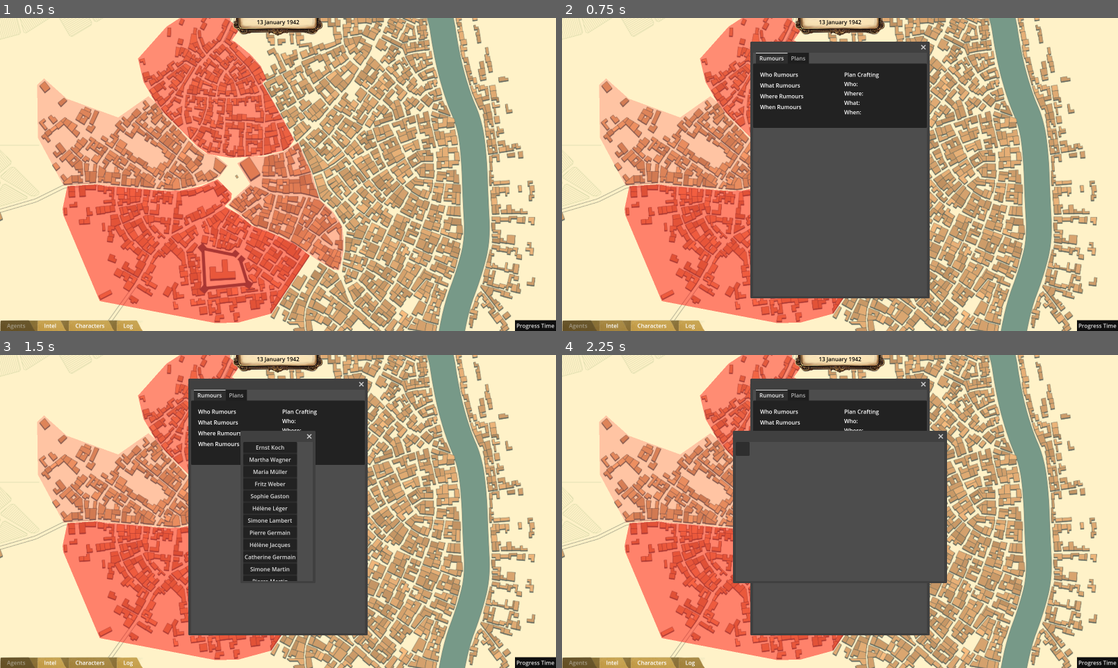
Above: before the commit, frames 1-4 (two rows, left to right).
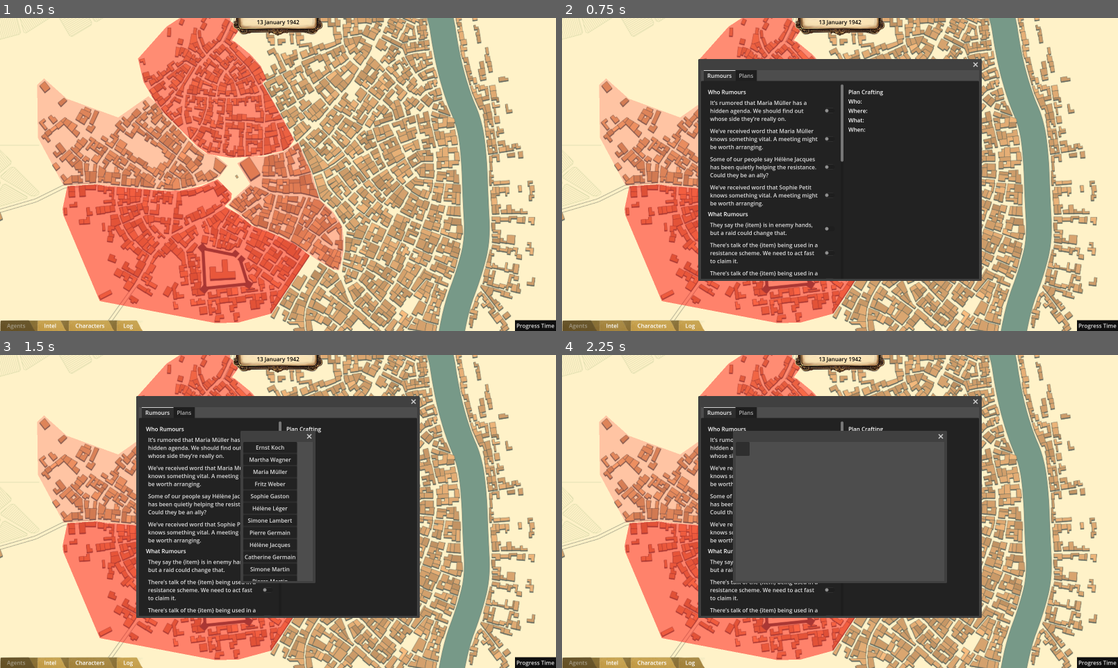
Above: after the commit, the same moments.

Repository: Stormwind-Gaming/stw-gogj-24
Game: Godot game, scene res://scenes/map.tscn
Two runs of this game, one before a commit and one after it. Both use one fixed random seed, a clock stepped at 60 frames per second and the inputs below.
Inputs:
- Up to frame 1 (0.5 s): no input
- Up to frame 2 (0.75 s): click "Intel" at 0.5 s
- Up to frame 3 (1.5 s): click "Characters" at 1.25 s
- Up to frame 4 (2.25 s): click "Log" at 2 s

Frame 1 is identical in both runs. In frame 2, 35% of the frame differs, in the area x 24-76%, y 7-90%; in frame 3, 29%; in frame 4, 19%.

Commit message:
Adding flavour text to rumours

Diff:
--- /dev/null
+++ b/data/rumour_text.csv
@@ -0,0 +1,21 @@
+type,text
+WHO,Our informant believes {character} might be working for the enemy. We need to keep an eye on them.
+WHO,Some of our people say {character} has been quietly helping the resistance. Could they be an ally?
+WHO,We’ve received word that {character} knows something vital. A meeting might be worth arranging.
+WHO,It’s rumored that {character} has a hidden agenda. We should find out whose side they’re really on.
+WHO,There’s a suspicion among our ranks that {character} might turn traitor under pressure. Stay alert.
+WHAT,I’ve heard the {item} we need for the next operation is hidden nearby. We must secure it before the enemy does.
+WHAT,"They say the {item} is in enemy hands, but a raid could change that."
+WHAT,Rumor has it that the {item} holds the codes to a critical enemy communication channel.
+WHAT,Our scouts claim the {item} could turn the tide of our efforts. It’s too important to ignore.
+WHAT,There’s talk of the {item} being used in a resistance scheme. We need to act fast to claim it.
+WHERE,There’s talk that {poi} is a prime spot for a resistance hideout. We should investigate.
+WHERE,Our contacts have said {poi} is crawling with enemy patrols. Proceed with caution.
+WHERE,I heard {poi} is where secret supplies are being stored. We might be able to make a strike.
+WHERE,Rumor has it that a key resistance meeting will take place at {poi}. Security is paramount.
+WHERE,They say {poi} has been compromised. We may need to abandon our plans there.
+WHEN,Our allies mentioned that something big is happening at {time}. We should be ready.
+WHEN,They say the enemy will make a move at {time}. We have a narrow window to counter.
+WHEN,Word is that something crucial for our efforts will be set in motion at {time}. We must be prepared to act.
+WHEN,"Word is spreading that by {time}, the town will be under heavy watch. We must act before then."
+WHEN,"They’re expecting us to strike after {time}, but perhaps we should catch them off guard."
--- a/scenes/gui/intel_list.tscn
+++ b/scenes/gui/intel_list.tscn
@@ -4,7 +4,8 @@
 
 [node name="IntelList" type="Window"]
 position = Vector2i(0, 36)
-size = Vector2i(500, 700)
+size = Vector2i(800, 600)
+unresizable = true
 script = ExtResource("1_4b1gi")
 
 [node name="VBoxContainer" type="VBoxContainer" parent="."]
@@ -31,7 +32,12 @@
 [node name="HBoxContainer" type="HBoxContainer" parent="VBoxContainer/TabContainer/Rumours/MarginContainer"]
 layout_mode = 2
 
-[node name="MarginContainerL" type="MarginContainer" parent="VBoxContainer/TabContainer/Rumours/MarginContainer/HBoxContainer"]
+[node name="LeftScroll" type="ScrollContainer" parent="VBoxContainer/TabContainer/Rumours/MarginContainer/HBoxContainer"]
+custom_minimum_size = Vector2(400, 560)
+layout_mode = 2
+horizontal_scroll_mode = 0
+
+[node name="MarginContainerL" type="MarginContainer" parent="VBoxContainer/TabContainer/Rumours/MarginContainer/HBoxContainer/LeftScroll"]
 layout_mode = 2
 size_flags_horizontal = 3
 theme_override_constants/margin_left = 10
@@ -39,48 +45,54 @@
 theme_override_constants/margin_right = 10
 theme_override_constants/margin_bottom = 10
 
-[node name="IntelListContainer" type="VBoxContainer" parent="VBoxContainer/TabContainer/Rumours/MarginContainer/HBoxContainer/MarginContainerL"]
+[node name="IntelListContainer" type="VBoxContainer" parent="VBoxContainer/TabContainer/Rumours/MarginContainer/HBoxContainer/LeftScroll/MarginContainerL"]
 layout_mode = 2
 size_flags_horizontal = 3
 
-[node name="WhoContainer" type="VBoxContainer" parent="VBoxContainer/TabContainer/Rumours/MarginContainer/HBoxContainer/MarginContainerL/IntelListContainer"]
+[node name="WhoContainer" type="VBoxContainer" parent="VBoxContainer/TabContainer/Rumours/MarginContainer/HBoxContainer/LeftScroll/MarginContainerL/IntelListContainer"]
 layout_mode = 2
 
-[node name="Label" type="Label" parent="VBoxContainer/TabContainer/Rumours/MarginContainer/HBoxContainer/MarginContainerL/IntelListContainer/WhoContainer"]
+[node name="Label" type="Label" parent="VBoxContainer/TabContainer/Rumours/MarginContainer/HBoxContainer/LeftScroll/MarginContainerL/IntelListContainer/WhoContainer"]
 layout_mode = 2
 text = "Who Rumours"
 
-[node name="WhoBtnGrpContainer" type="VBoxContainer" parent="VBoxContainer/TabContainer/Rumours/MarginContainer/HBoxContainer/MarginContainerL/IntelListContainer/WhoContainer"]
+[node name="WhoBtnGrpContainer" type="VBoxContainer" parent="VBoxContainer/TabContainer/Rumours/MarginContainer/HBoxContainer/LeftScroll/MarginContainerL/IntelListContainer/WhoContainer"]
 layout_mode = 2
 
-[node name="WhatContainer" type="VBoxContainer" parent="VBoxContainer/TabContainer/Rumours/MarginContainer/HBoxContainer/MarginContainerL/IntelListContainer"]
+[node name="CheckButton" type="CheckButton" parent="VBoxContainer/TabContainer/Rumours/MarginContainer/HBoxContainer/LeftScroll/MarginContainerL/IntelListContainer/WhoContainer/WhoBtnGrpContainer"]
+visible = false
+layout_mode = 2
+text = "Our informant believes {character} might be working for the enemy. We need to keep an eye on them."
+autowrap_mode = 3
+
+[node name="WhatContainer" type="VBoxContainer" parent="VBoxContainer/TabContainer/Rumours/MarginContainer/HBoxContainer/LeftScroll/MarginContainerL/IntelListContainer"]
 layout_mode = 2
 
-[node name="Label" type="Label" parent="VBoxContainer/TabContainer/Rumours/MarginContainer/HBoxContainer/MarginContainerL/IntelListContainer/WhatContainer"]
+[node name="Label" type="Label" parent="VBoxContainer/TabContainer/Rumours/MarginContainer/HBoxContainer/LeftScroll/MarginContainerL/IntelListContainer/WhatContainer"]
 layout_mode = 2
 text = "What Rumours"
 
-[node name="WhatBtnGrpContainer" type="VBoxContainer" parent="VBoxContainer/TabContainer/Rumours/MarginContainer/HBoxContainer/MarginContainerL/IntelListContainer/WhatContainer"]
+[node name="WhatBtnGrpContainer" type="VBoxContainer" parent="VBoxContainer/TabContainer/Rumours/MarginContainer/HBoxContainer/LeftScroll/MarginContainerL/IntelListContainer/WhatContainer"]
 layout_mode = 2
 
-[node name="WhereContainer" type="VBoxContainer" parent="VBoxContainer/TabContainer/Rumours/MarginContainer/HBoxContainer/MarginContainerL/IntelListContainer"]
+[node name="WhereContainer" type="VBoxContainer" parent="VBoxContainer/TabContainer/Rumours/MarginContainer/HBoxContainer/LeftScroll/MarginContainerL/IntelListContainer"]
 layout_mode = 2
 
-[node name="Label" type="Label" parent="VBoxContainer/TabContainer/Rumours/MarginContainer/HBoxContainer/MarginContainerL/IntelListContainer/WhereContainer"]
+[node name="Label" type="Label" parent="VBoxContainer/TabContainer/Rumours/MarginContainer/HBoxContainer/LeftScroll/MarginContainerL/IntelListContainer/WhereContainer"]
 layout_mode = 2
 text = "Where Rumours"
 
-[node name="WhereBtnGrpContainer" type="VBoxContainer" parent="VBoxContainer/TabContainer/Rumours/MarginContainer/HBoxContainer/MarginContainerL/IntelListContainer/WhereContainer"]
+[node name="WhereBtnGrpContainer" type="VBoxContainer" parent="VBoxContainer/TabContainer/Rumours/MarginContainer/HBoxContainer/LeftScroll/MarginContainerL/IntelListContainer/WhereContainer"]
 layout_mode = 2
 
-[node name="WhenContainer" type="VBoxContainer" parent="VBoxContainer/TabContainer/Rumours/MarginContainer/HBoxContainer/MarginContainerL/IntelListContainer"]
+[node name="WhenContainer" type="VBoxContainer" parent="VBoxContainer/TabContainer/Rumours/MarginContainer/HBoxContainer/LeftScroll/MarginContainerL/IntelListContainer"]
 layout_mode = 2
 
-[node name="Label" type="Label" parent="VBoxContainer/TabContainer/Rumours/MarginContainer/HBoxContainer/MarginContainerL/IntelListContainer/WhenContainer"]
+[node name="Label" type="Label" parent="VBoxContainer/TabContainer/Rumours/MarginContainer/HBoxContainer/LeftScroll/MarginContainerL/IntelListContainer/WhenContainer"]
 layout_mode = 2
 text = "When Rumours"
 
-[node name="WhenBtnGrpContainer" type="VBoxContainer" parent="VBoxContainer/TabContainer/Rumours/MarginContainer/HBoxContainer/MarginContainerL/IntelListContainer/WhenContainer"]
+[node name="WhenBtnGrpContainer" type="VBoxContainer" parent="VBoxContainer/TabContainer/Rumours/MarginContainer/HBoxContainer/LeftScroll/MarginContainerL/IntelListContainer/WhenContainer"]
 layout_mode = 2
 
 [node name="MarginContainerR" type="MarginContainer" parent="VBoxContainer/TabContainer/Rumours/MarginContainer/HBoxContainer"]
@@ -110,7 +122,9 @@
 text = "Who:"
 
 [node name="WhoDescription" type="Label" parent="VBoxContainer/TabContainer/Rumours/MarginContainer/HBoxContainer/MarginContainerR/CraftingContainer/WhoContainer"]
+custom_minimum_size = Vector2(200, 0)
 layout_mode = 2
+autowrap_mode = 2
 
 [node name="WhatContainer" type="HBoxContainer" parent="VBoxContainer/TabContainer/Rumours/MarginContainer/HBoxContainer/MarginContainerR/CraftingContainer"]
 layout_mode = 2
@@ -120,7 +134,9 @@
 text = "Where:"
 
 [node name="WhatDescription" type="Label" parent="VBoxContainer/TabContainer/Rumours/MarginContainer/HBoxContainer/MarginContainerR/CraftingContainer/WhatContainer"]
+custom_minimum_size = Vector2(200, 0)
 layout_mode = 2
+autowrap_mode = 3
 
 [node name="WhereContainer" type="HBoxContainer" parent="VBoxContainer/TabContainer/Rumours/MarginContainer/HBoxContainer/MarginContainerR/CraftingContainer"]
 layout_mode = 2
@@ -130,7 +146,9 @@
 text = "What:"
 
 [node name="WhereDescription" type="Label" parent="VBoxContainer/TabContainer/Rumours/MarginContainer/HBoxContainer/MarginContainerR/CraftingContainer/WhereContainer"]
+custom_minimum_size = Vector2(200, 0)
 layout_mode = 2
+autowrap_mode = 3
 
 [node name="WhenContainer" type="HBoxContainer" parent="VBoxContainer/TabContainer/Rumours/MarginContainer/HBoxContainer/MarginContainerR/CraftingContainer"]
 layout_mode = 2
@@ -140,7 +158,9 @@
 text = "When:"
 
 [node name="WhenDescription" type="Label" parent="VBoxContainer/TabContainer/Rumours/MarginContainer/HBoxContainer/MarginContainerR/CraftingContainer/WhenContainer"]
+custom_minimum_size = Vector2(200, 0)
 layout_mode = 2
+autowrap_mode = 3
 
 [node name="MarginContainer2" type="MarginContainer" parent="VBoxContainer/TabContainer/Rumours/MarginContainer/HBoxContainer/MarginContainerR/CraftingContainer"]
 layout_mode = 2
--- a/scripts/globals.gd
+++ b/scripts/globals.gd
@@ -9,7 +9,8 @@
 	"first_names": "res://data/first_names.csv",
 	"last_names": "res://data/last_names.csv",
 	"poi_types": "res://data/poi_types.csv",
-	"poi_names": "res://data/poi_names.csv"
+	"poi_names": "res://data/poi_names.csv",
+	"rumour_text": "res://data/rumour_text.csv"
 }
 
 var town_names = []
@@ -18,6 +19,7 @@
 var last_names = []
 var poi_types = []
 var poi_names = []
+var rumour_text = []
 
 func _ready() -> void:
 	_load_town_names(load_csvs["town_names"])
@@ -28,6 +30,7 @@
 	_load_poi_names(load_csvs["poi_names"])
 
 #region Loaders
+	_load_rumour_text(load_csvs["rumour_text"])
 
 func _load_town_names(path: String) -> void:
 	var csv_data = load(path)
@@ -85,6 +88,21 @@
 #endregion
 
 #region getters
+func _load_rumour_text(path: String) -> void:
+	var csv_data = load(path)
+	for record in csv_data.records:
+		var type = rumour_map[record["type"].to_upper()]
+		rumour_text.append({
+			"text": record["text"],
+			"type": type
+		})
+
+func get_rumour_text(type: Enums.IntelType) -> Dictionary:
+	var filtered_rumour_text = rumour_text.filter(
+		func(record):
+			return record.type == type
+	)
+	return filtered_rumour_text[randi() % filtered_rumour_text.size()]
 
 func get_new_town_name() -> String:
 	return town_names[randi() % town_names.size()]
@@ -191,4 +209,11 @@
 	"RESIDENTIAL": Enums.DistrictType.RESIDENTIAL
 }
 
+var rumour_map = {
+	"WHO": Enums.IntelType.WHO,
+	"WHAT": Enums.IntelType.WHAT,
+	"WHERE": Enums.IntelType.WHERE,
+	"WHEN": Enums.IntelType.WHEN
+}
+
 #endregion
--- a/scripts/gui/intel_list.gd
+++ b/scripts/gui/intel_list.gd
@@ -71,6 +71,7 @@
 			var check_button = CheckButton.new()
 			check_button.text = intel_node.description
 			check_button.set_button_group(button_group)
+			check_button.set_autowrap_mode(TextServer.AUTOWRAP_WORD_SMART)
 
 			# Use a lambda to update selected intel and toggle button visibility
 			check_button.toggled.connect(func(pressed):
--- a/scripts/intel/intel.gd
+++ b/scripts/intel/intel.gd
@@ -6,6 +6,10 @@
 var type: Enums.IntelType
 var description: String
 var id: String
+
+#TODO: How do we store related time & thing? Maybe store the turn that its going to relate to as an int?
+var related_character : Character
+var related_poi : PointOfInterest
 
 func _init(level: Enums.IntelLevel, type: Enums.IntelType, description: String):
 
@@ -17,6 +21,6 @@
 	print("Added intel to global registry")
 
 func _notification(what: int) -> void:
-		if what == NOTIFICATION_PREDELETE:
-				GlobalRegistry.unregister_object(GlobalRegistry.Registry_Category.INTEL, self.id)
-				print("Removed intel from global registry")
+	if what == NOTIFICATION_PREDELETE:
+		GlobalRegistry.unregister_object(GlobalRegistry.Registry_Category.INTEL, self.id)
+		print("Removed intel from global registry")
--- a/scripts/intel/intel_factory.gd
+++ b/scripts/intel/intel_factory.gd
@@ -49,16 +49,40 @@
 	# Determine the type of rumour based on the random value and chances
 	if random_value < config.who_chance:
 		type = Enums.IntelType.WHO
-		description = "A WHO rumour." + str(random_value)
+		var rumour_text = Globals.get_rumour_text(type)
+
+		var characters = GlobalRegistry.get_all_objects(GlobalRegistry.Registry_Category.CHARACTER)
+		var filtered = []
+		for key in characters:
+			var value = characters[key]
+			if !value.recruited:
+				filtered.append(value)
+
+		var subject = filtered[randi() % filtered.size()]
+		var replacements = {"character": subject.first_name + " " + subject.last_name}
+		description = rumour_text.text.format(replacements)
 	elif random_value < config.who_chance + config.where_chance:
 		type = Enums.IntelType.WHERE
-		description = "A WHERE rumour." + str(random_value)
+		var rumour_text = Globals.get_rumour_text(type)
+		var pois = GlobalRegistry.get_all_objects(GlobalRegistry.Registry_Category.POI)
+		var filtered = []
+		for key in pois:
+			var value = pois[key]
+			filtered.append(value)
+
+		var subject = filtered[randi() % filtered.size()]
+		var replacements = {"poi": subject.poi_name}
+		description = rumour_text.text.format(replacements)
+
+
 	elif random_value < config.who_chance + config.where_chance + config.what_chance:
 		type = Enums.IntelType.WHAT
-		description = "A WHAT rumour." + str(random_value)
+		var rumour_text = Globals.get_rumour_text(type)
+		description = rumour_text.text
 	else:
 		type = Enums.IntelType.WHEN
-		description = "A WHEN rumour." + str(random_value)
+		var rumour_text = Globals.get_rumour_text(type)
+		description = rumour_text.text
 
 	print("Rumour created: Type: ", type, ", Description: ", description)
 
--- a/scripts/map.gd
+++ b/scripts/map.gd
@@ -23,10 +23,10 @@
 		var character = CharacterFactory.create_character()
 		$CanvasLayer/Map_Panel_Left.add_character_card(character.id)
 
-		#var whoR = IntelFactory.create_rumour(IntelFactory.RumourConfig.new(100,0,0,0))
-		#var whereR = IntelFactory.create_rumour(IntelFactory.RumourConfig.new(0,100,0,0))
-		#var whatR = IntelFactory.create_rumour(IntelFactory.RumourConfig.new(0,0,100,0))
-		#var whenR = IntelFactory.create_rumour(IntelFactory.RumourConfig.new(0,0,0,100))
+		var whoR = IntelFactory.create_rumour(IntelFactory.RumourConfig.new(100,0,0,0))
+		var whereR = IntelFactory.create_rumour(IntelFactory.RumourConfig.new(0,100,0,0))
+		var whatR = IntelFactory.create_rumour(IntelFactory.RumourConfig.new(0,0,100,0))
+		var whenR = IntelFactory.create_rumour(IntelFactory.RumourConfig.new(0,0,0,100))
 
 	#var plan = IntelFactory.combine_rumours([whoR, whereR, whatR, whenR])
 
Not shown, added: data/rumour_text.csv.import
